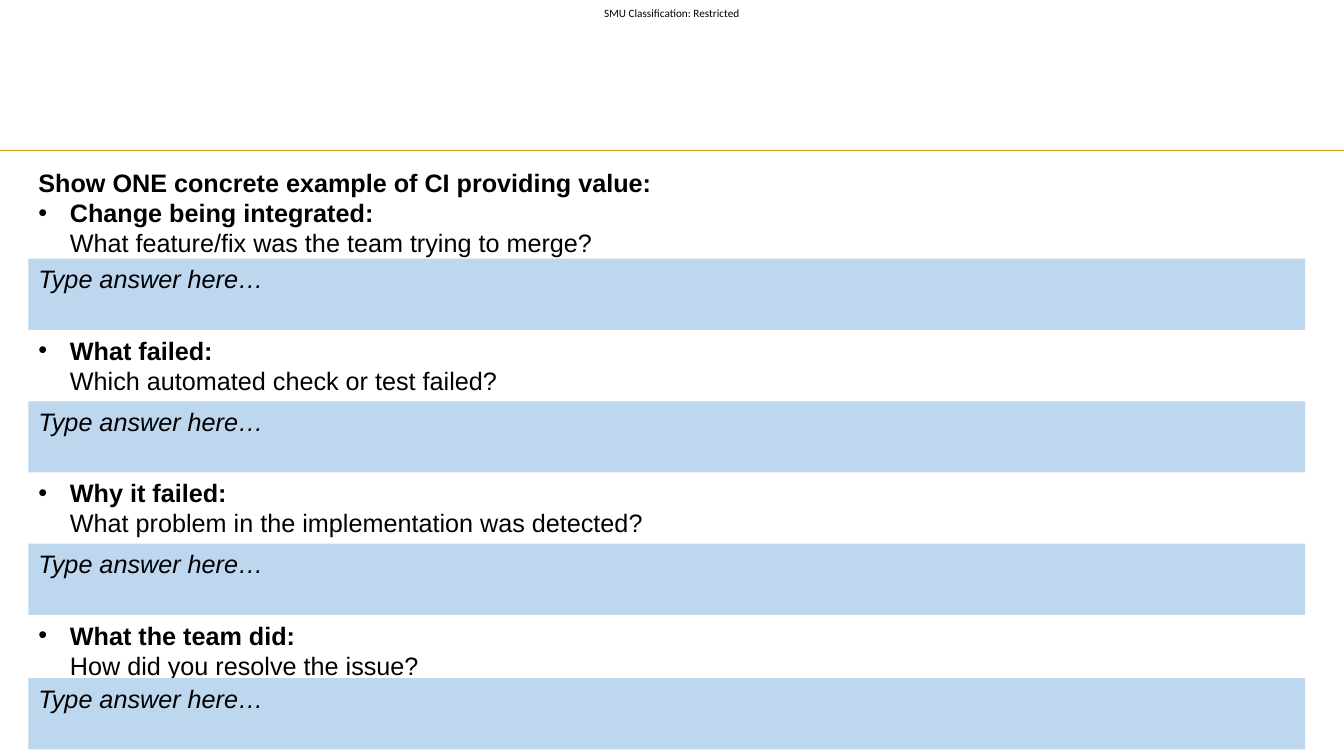
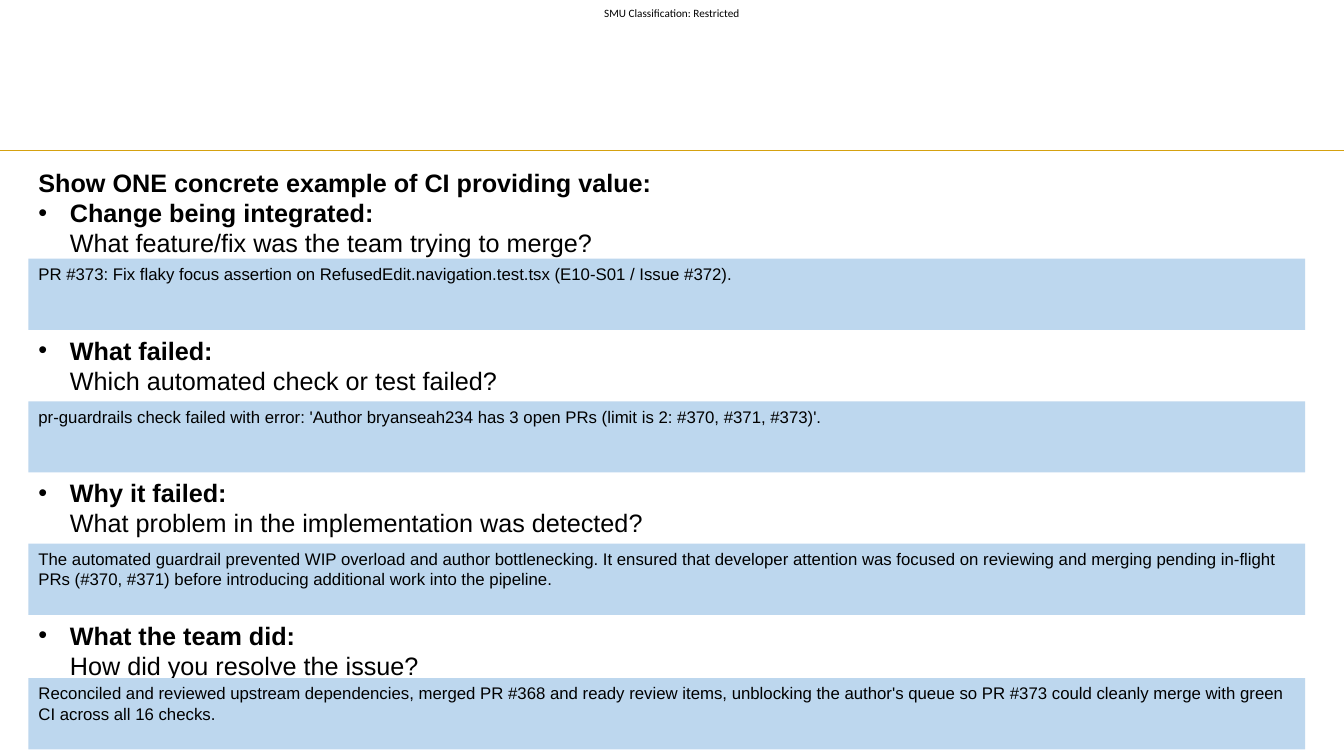
Before and after one commit to hongyime/sgConnectSphere2026, a slide deck: slide 14 of docs/slides/presentation/Week 11 Slide Template.pptx. Drawn at 1344x756 pixels with LibreOffice and Linux fonts; fonts in the diff are those of the drawing; background and template pictures are left out. Boxes give left, top, right and bottom in pixels: in the first picture for what was removed or moved away, otherwise in the second. Text is boxed around its words. In the diff, an @@ line names an element or a change of style, - is before the commit and + after.

```diff
--- a/docs/slides/presentation/Week 11 Slide Template.pptx
+++ b/docs/slides/presentation/Week 11 Slide Template.pptx
@@ text in rectangle at [38,268,732,284]: text changed; size 18 to 12 pt; italic off @@
-Type answer here…
+PR #373: Fix flaky focus assertion on RefusedEdit.navigation.test.tsx (E10-S01 / Issue #372).
@@ text in rectangle at [38,411,821,427]: text changed; size 18 to 12 pt; italic off @@
-Type answer here…
+pr-guardrails check failed with error: 'Author bryanseah234 has 3 open PRs (limit is 2: #370, #371, #373)'.
@@ text in rectangle at [38,553,1275,589]: text changed; size 18 to 12 pt; italic off @@
-Type answer here…
+The automated guardrail prevented WIP overload and author bottlenecking. It ensured that developer attention was focused on reviewing and merging pending in-flight PRs (#370, #371) before introducing additional work into the pipeline.
@@ text in rectangle at [38,687,1283,720]: text changed; size 18 to 12 pt; italic off @@
-Type answer here…
+Reconciled and reviewed upstream dependencies, merged PR #368 and ready review items, unblocking the author's queue so PR #373 could cleanly merge with green CI across all 16 checks.
```
Also in this commit, not shown: 14 other slides changed, 1 other file.
